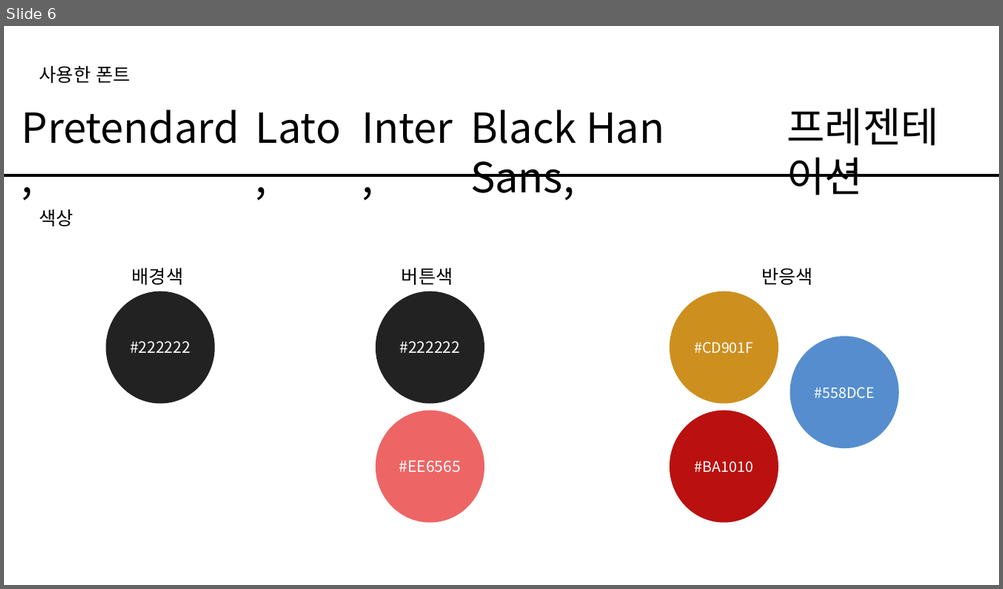
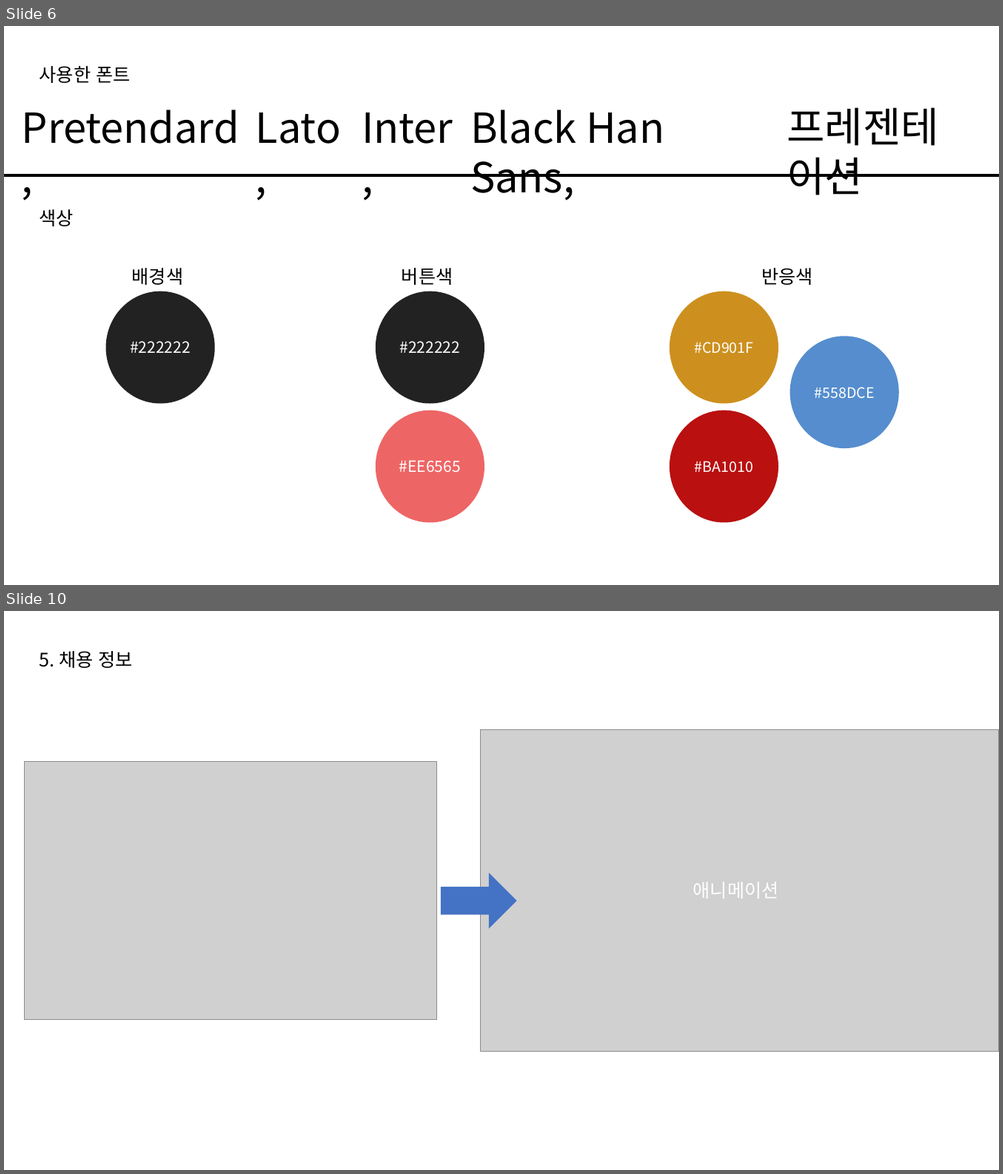
Before and after one commit to tlsrudgus/portfolio, a slide deck: ppt/신경현 사이트 리뉴얼(MCN 홈페이지).pptx. Shown one above the other, each under a label of ours: slide 6 before the commit, slides 6 and 10 after it; the slides between them are not shown. The pictures are 1003x589 and 1003x1174 pixels, drawn with LibreOffice and Linux fonts; fonts in the diff are those of the drawing; grey boxes stand for pictures. Boxes give left, top, right and bottom in pixels: in the first picture for what was removed or moved away, otherwise in the second. Text is boxed around its words. In the diff, an @@ line names an element or a change of style, - is before the commit and + after.

```diff
--- a/ppt/신경현 사이트 리뉴얼(MCN 홈페이지).pptx
+++ b/ppt/신경현 사이트 리뉴얼(MCN 홈페이지).pptx
@@ slide 10 added at [4,611,999,1170], background #FFFFFF @@
@@ text added at [40,651,133,668], 18 pt, text #000000 @@
+5. 채용 정보
@@ picture added at [481,729,999,1052] @@
@@ picture added at [24,762,437,1020] @@
@@ right arrow added at [441,873,517,929], fill #4472C4 @@
@@ text added at [693,883,779,899], 18 pt, text #FFFFFF @@
+애니메이션
```
Also in this commit, not shown: 3 other slides added.
